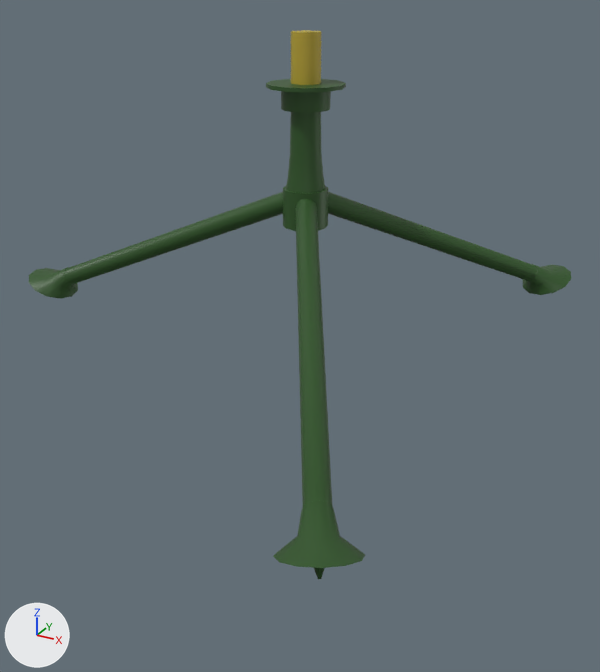
The FBX model Assets/Meshes/Export/vickersGunMount.fbx, before and after one commit.
Rendered twice from a 50 mm lens placed at (0.55, -1.161, 0.03), pointed at (-0.093, 0.008, -0.555). Every picture has the same lights, and +X, +Y and +Z are marked at lower left. The first picture is the older version. Where no turn or scale is listed for an object, it has been applied to the vertices.
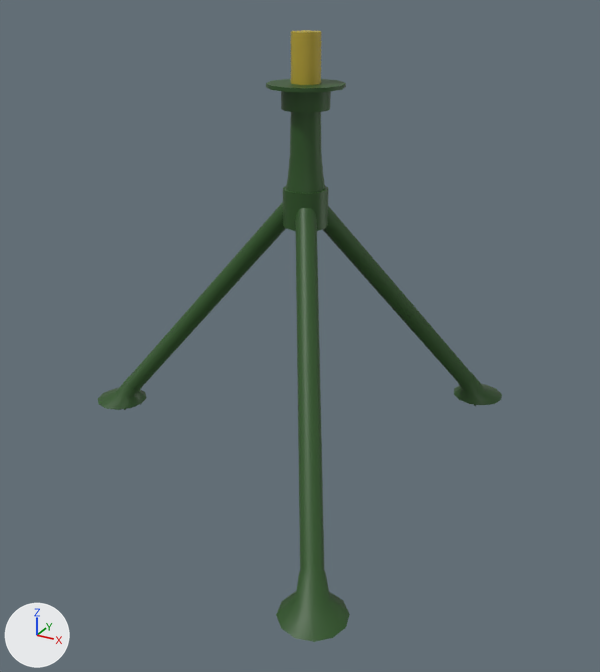
Location of each change, (x1, y1, x2, y2) in pixels of the pictures (600 x 672 px):
'Cylinder.007', moved, turned: before (273, 199, 365, 579); after (276, 208, 350, 642)
'Cylinder.008', moved, turned: before (29, 192, 283, 299); after (98, 202, 286, 410)
'Cylinder.006', moved, turned: before (328, 192, 571, 295); after (322, 206, 502, 406)

The change, as a list of edits to the scene's bpy script:
```text
Change ob_cylinder_006:
    ob_cylinder_006.location: (0.0, 0.0, 0.504) -> (0.0467, 0.0809, 0.484)
    ob_cylinder_006.rotation_euler: (0.0, 0.0, -2.094) -> (0.0, -0.436, -2.094)  # degrees (0, 0, -120) -> degrees (0, -25, -120)
Change ob_cylinder_008:
    ob_cylinder_008.location: (0.0, 0.0, 0.504) -> (-0.102, 0.0, 0.48)
    ob_cylinder_008.rotation_euler: (0.0, 0.0, 0.0) -> (0.0, -0.436, 0.0)  # degrees (0, 0, 0) -> degrees (0, -25, 0)
Change ob_cylinder_007:
    ob_cylinder_007.location: (0.0, 0.0, 0.504) -> (0.0496, -0.0859, 0.481)
    ob_cylinder_007.rotation_euler: (0.0, 0.0, 2.094) -> (0.0, -0.436, 2.094)  # degrees (0, 0, 120) -> degrees (0, -25, 120)
```
